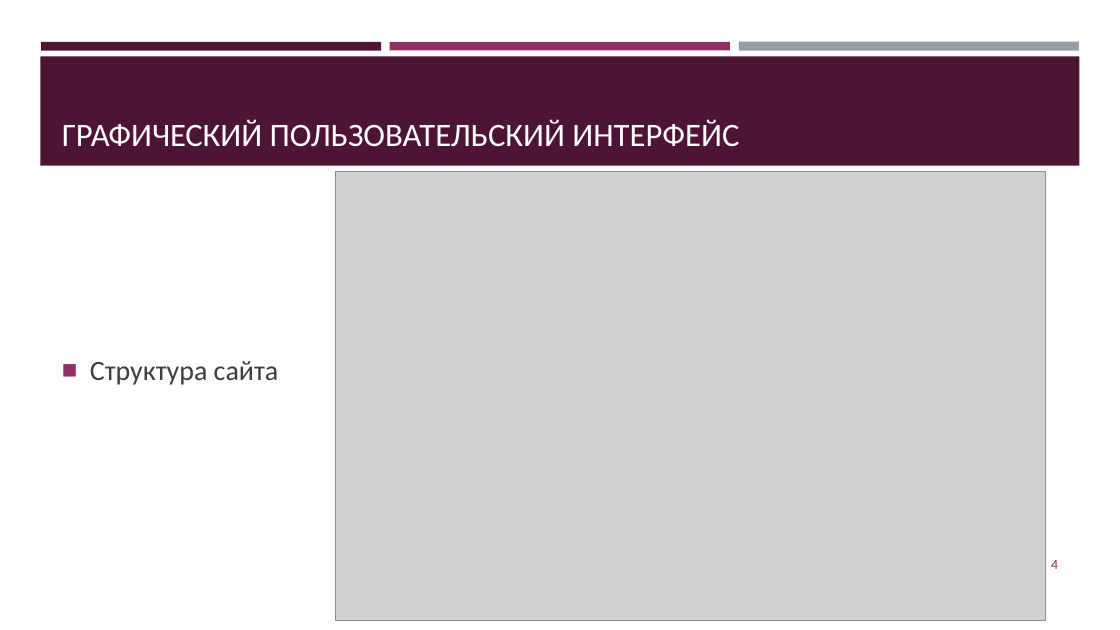
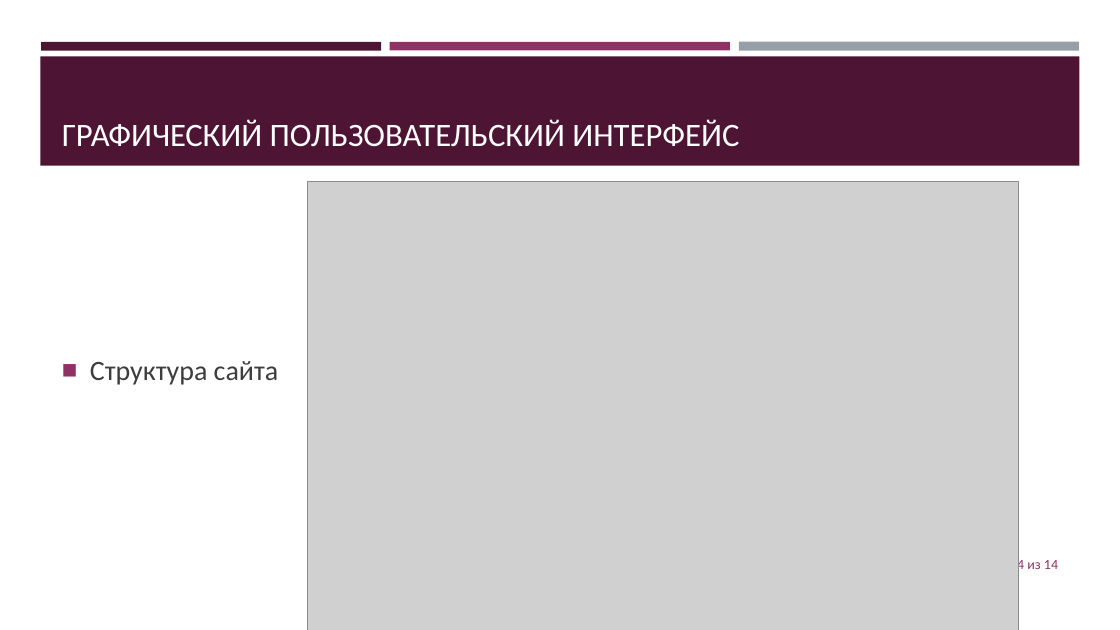
Before and after one commit to jecsonM/MDKmyWORKasAstudent, a slide deck: slide 4 of Сайт для компании «Кисловодск-строй».pptx. Drawn at 1120x630 pixels with LibreOffice and Linux fonts; fonts in the diff are those of the drawing; grey boxes stand for pictures. Boxes give left, top, right and bottom in pixels: in the first picture for what was removed or moved away, otherwise in the second. Text is boxed around its words. In the diff, an @@ line names an element or a change of style, - is before the commit and + after.

```diff
--- a/Сайт для компании «Кисловодск-строй».pptx
+++ b/Сайт для компании «Кисловодск-строй».pptx
@@ picture: place and size @@
-picture at (335,172,1046,621)
+picture at (308,181,1019,630)
@@ page number at (1017,557,1058,573): text changed @@
-4
+4 из 14
```
Also in this commit, not shown: 5 other slides changed, 1 other file.
